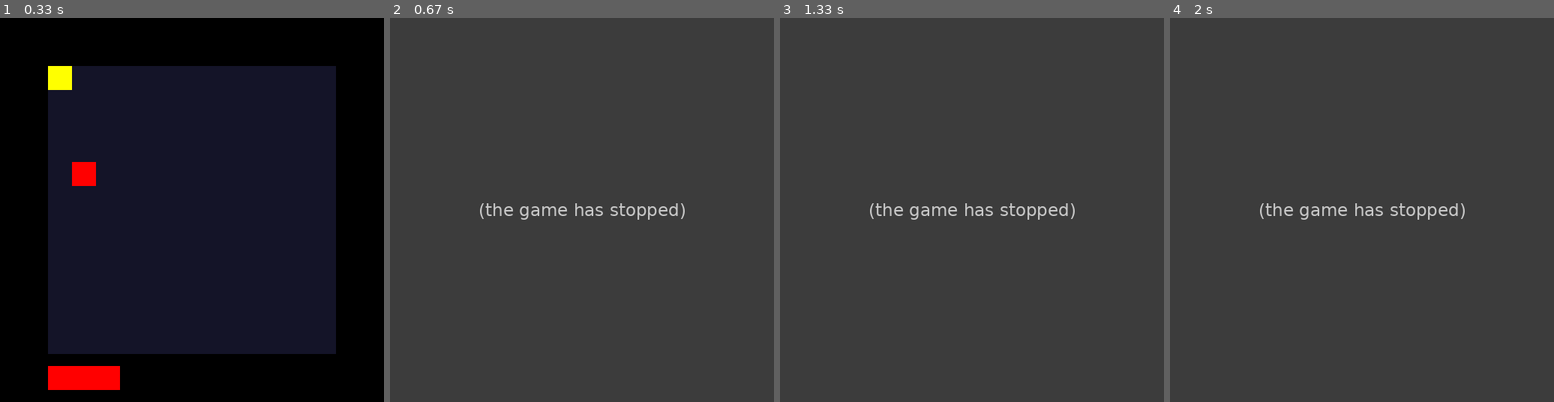
Above: before the commit, frames 1-4 (left to right).
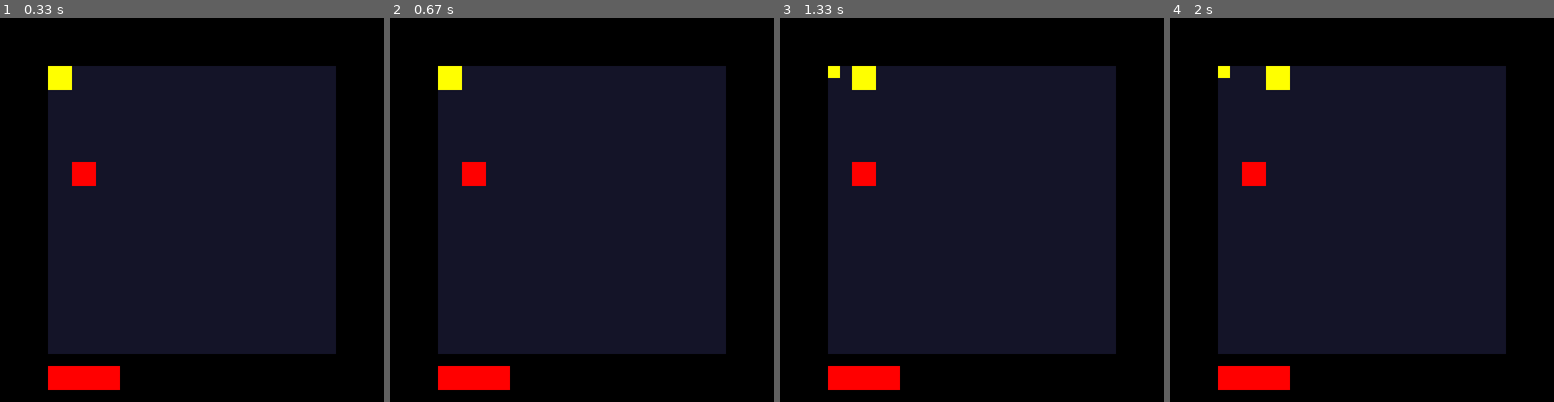
Above: after the commit, the same moments.

Repository: windingtheropes/dungeon-game
Game: pygame game, started from game.py
Two runs of this game, one before a commit and one after it. Both use one fixed random seed, a clock stepped at 60 frames per second and the inputs below.
Inputs:
- Up to frame 1 (0.33 s): no input
- Up to frame 2 (0.67 s): tap E at 0.33 s
- Up to frame 3 (1.33 s): hold Right 0.67-1.13 s
- Up to frame 4 (2 s): hold Right 1.5-1.97 s

Frame 1 is identical in both runs. In frame 2, 100% of the frame differs, in the area x 0-100%, y 0-100%; in frame 3, 100%; in frame 4, 100%.
Error before the commit: AttributeError: 'Player' object has no attribute '_collision' (game.py line 175); the game stopped at 0.33 s (later frames are placeholders)

Commit message:
add solid and collidable properties to entities, add collision event to entity base class.

Diff:
--- a/renderlib.py
+++ b/renderlib.py
@@ -113,7 +113,12 @@
         self.facing = Vec2(0,0) # direction entity is facing
         # entity floor which this entity belongs to. Will only be given this through registration
         self.floor = None
-
+    def _collision(self, c):
+        if(self.listeners["collision"] == None):
+            # default behaviour if no event function is registered.
+            pass
+        else:
+            self.listeners["collision"](c)
 class Collision():
     def __init__(self, entity: Entity, pos: Vec2):
         self.entity = entity
